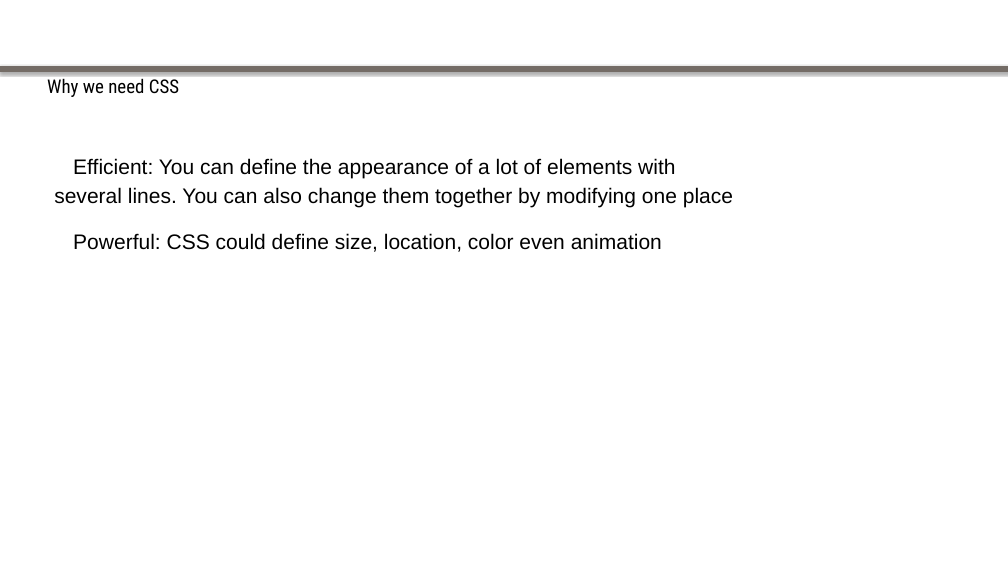
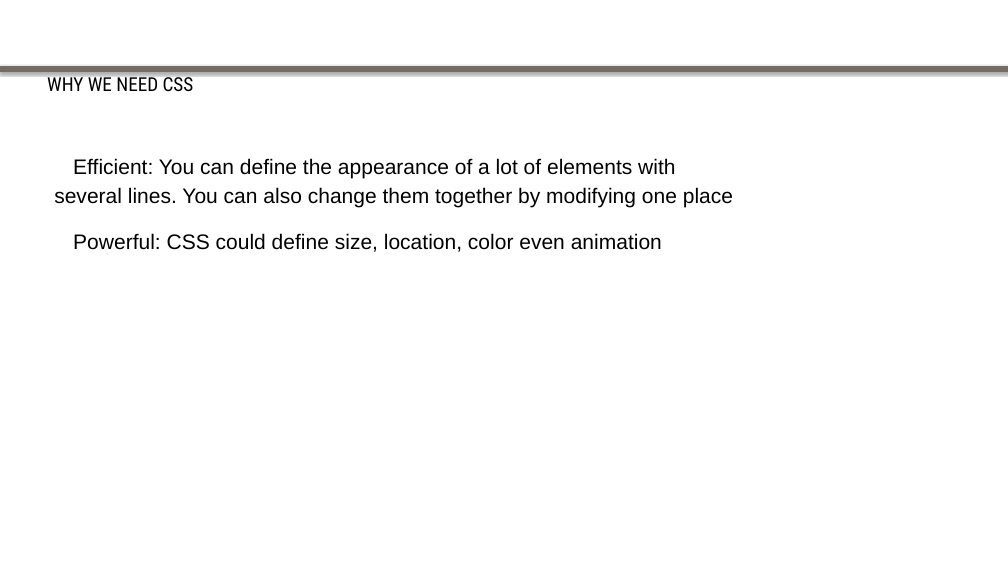
Before and after one commit to goldironhack/2017-Purdue-IronHack-Tutorials, a slide deck: slide 12 of session1/HTML CSS & Github Tutorial.pptx (slide 8 before the commit). Drawn at 1008x567 pixels with LibreOffice and Linux fonts; fonts in the diff are those of the drawing; background and template pictures are left out. Boxes give left, top, right and bottom in pixels: in the first picture for what was removed or moved away, otherwise in the second. Text is boxed around its words. In the diff, an @@ line names an element or a change of style, - is before the commit and + after.

```diff
--- a/session1/HTML CSS & Github Tutorial.pptx
+++ b/session1/HTML CSS & Github Tutorial.pptx
@@ text at (47, 73, 194, 91): text changed; size 18 to 18.2 pt @@
-Why we need CSS
+WHY WE NEED CSS
```
Also in this commit, not shown: 9 other slides changed, 5 slides added.
